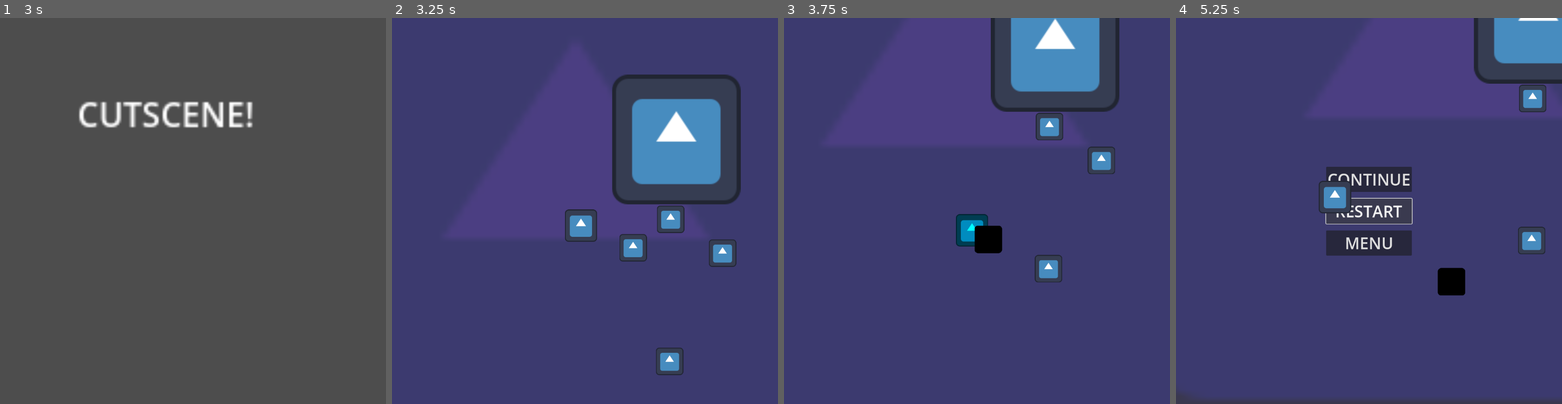
Above: before the commit, frames 1-4 (left to right).
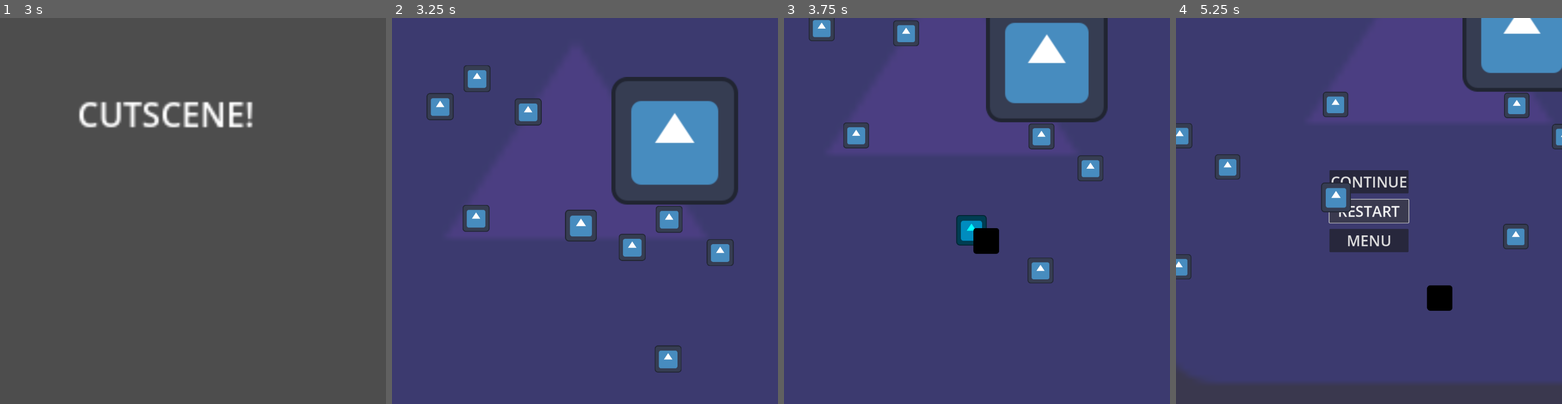
Above: after the commit, the same moments.

Repository: AstusRush/godot-wild-jam-86
Game: Godot game, scene res://Scenes/menu.tscn
Same seed, same stepped clock (60 frames per second), same inputs: the game is played once before the commit and once after it. The engine's default icon, where the game draws it, is replaced by a stand-in: a white triangle on a blue panel in a dark square.
Inputs (mouse positions are in pixels of both pictures, inside the frame that each line leads up to):
- Up to frame 1 (3 s): click "BEGIN" at 0.5 s; tap Enter at 1.25, 2.75 s; move the mouse to (277, 191) at 1.27 s; hold D (MoveRight) 1.28-2.03 s; hold Space (Lunge) 1.28-2.03 s; move the mouse to (115, 230) at 2.02 s; hold S (MoveDown) 2.03-2.78 s; tap Space (Lunge) at 2.1 s; move the mouse to (231, 126) at 2.77 s; hold D (MoveRight) from 2.78 s (still down); hold Space (Lunge) from 2.78 s (still down); tap T (Test) at 2.85 s
- Up to frame 2 (3.25 s): keep holding D (MoveRight); keep holding Space (Lunge)
- Up to frame 3 (3.75 s): move the mouse to (957, 288) at 3.52 s; release D (MoveRight) at 3.53 s; release Space (Lunge) at 3.53 s; hold W (MoveUp) from 3.53 s (still down); tap Space (Lunge) at 3.6 s
- Up to frame 4 (5.25 s): move the mouse to (1484, 268) at 4.27 s; release W (MoveUp) at 4.28 s; hold A (MoveLeft) 4.28-5 s; hold Space (Lunge) 4.28-5 s; tap Escape (Paused) at 4.9 s; click "RESTART" at 5 s

Frame 1 is identical in both runs. In frame 2, 4.2% of the frame differs, in the area x 8-91%, y 12-93%; in frame 3, 8.1%; in frame 4, 12%, in the area x 0-100%, y 0-99%.

Commit message:
adds some juice

Diff:
--- a/Scenes/game.tscn
+++ b/Scenes/game.tscn
@@ -20,6 +20,10 @@
 script = ExtResource("1_wowpa")
 _mouseOffsetMod = 0.2
 _swaySpeed = 12.0
+_screenshakeStrength = 17
+_screenshakeEase = 1
+_zoomReturnSpeed = 0.3
+_zoomModFullCharged = 0.9
 
 [node name="Paused" type="Control" parent="Camera2D" node_paths=PackedStringArray("_btnContinue", "_btnRestart", "_btnReturn")]
 process_mode = 3
@@ -162,7 +166,7 @@
 size_flags_horizontal = 3
 text = "MENU"
 
-[node name="Player" parent="." node_paths=PackedStringArray("attackBox") instance=ExtResource("1_ebmjs")]
+[node name="Player" parent="." node_paths=PackedStringArray("attackBox", "paused") instance=ExtResource("1_ebmjs")]
 collision_mask = 5
 lock_rotation = true
 script = ExtResource("2_wrm1d")
@@ -176,8 +180,9 @@
 lungeDrag = 5000
 lungeAccel = 400
 maxLungeCounterMod = 3.5
-maxLungeCharge = 1.5
+maxLungeCharge = 0.8
 attackBox = NodePath("AttackBox")
+paused = NodePath("../Camera2D/Paused")
 
 [node name="AttackBox" type="Area2D" parent="Player"]
 collision_layer = 0
@@ -217,3 +222,27 @@
 
 [node name="Enemy4" parent="." instance=ExtResource("7_1l0tm")]
 position = Vector2(280, 405)
+
+[node name="Enemy5" parent="." instance=ExtResource("7_1l0tm")]
+position = Vector2(-300, -446)
+
+[node name="Enemy6" parent="." instance=ExtResource("7_1l0tm")]
+position = Vector2(-412, -361)
+
+[node name="Enemy7" parent="." instance=ExtResource("7_1l0tm")]
+position = Vector2(-145, -345)
+
+[node name="Enemy8" parent="." instance=ExtResource("7_1l0tm")]
+position = Vector2(-303, -22)
+
+[node name="Enemy9" parent="." instance=ExtResource("7_1l0tm")]
+position = Vector2(-807, 79)
+
+[node name="Enemy10" parent="." instance=ExtResource("7_1l0tm")]
+position = Vector2(-919, 164)
+
+[node name="Enemy11" parent="." instance=ExtResource("7_1l0tm")]
+position = Vector2(-652, 180)
+
+[node name="Enemy12" parent="." instance=ExtResource("7_1l0tm")]
+position = Vector2(-810, 503)
--- a/Scripts/Enemy.gd
+++ b/Scripts/Enemy.gd
@@ -22,5 +22,9 @@
 		modulate.g=0
 		linear_damp=DeadDampening
 		collision_mask=CollisionMaskDead
+		_dead=true
 	else:
-		_dead=true
+		pass
+
+func isDead():
+	return _dead
--- a/Scripts/GameCamera.gd
+++ b/Scripts/GameCamera.gd
@@ -4,9 +4,17 @@
 var _desiredPos : Vector2
 @export var _mouseOffsetMod : float = 1
 @export var _swaySpeed : float = 5
+@export var _screenshakeDuration : float = 0.15
+@export var _screenshakeStrength : int = 6
+@export var _screenshakeEase : MathS.EasingMethod
+var  _screenshakeRemaining : float = 0
 
 func _enter_tree():
 	Level.camera=self
+
+@export var _zoomReturnSpeed : float = 0.5
+@export var _zoomModNormal :float = 1
+@export var _zoomModFullCharged : float = 0.8
 
 func _process(delta):
 	if Level.player.isDead():
@@ -22,5 +30,23 @@
 
 	position+=(_desiredPos-position) * _swaySpeed * delta
 
+
+
+	if Level.player.isChargingLunge(): #zoom out
+		zoom.x =min(zoom.x,lerp(_zoomModNormal,_zoomModFullCharged,Level.player.calcChargeP()))
+		zoom.y=zoom.x
+	elif not Level.player.isLunging(): #return to normal zoom
+		zoom.x=min(_zoomModNormal, zoom.x+delta*_zoomReturnSpeed)
+		zoom.y=zoom.x
+
+
+	var shakeMag = MathS.Ease(_screenshakeRemaining/_screenshakeDuration, _screenshakeEase)*_screenshakeStrength
+	shakeMag/=zoom.x # makes screenshake consistent for different zoom values
+	position+=MathS.RandDir2()*shakeMag
+	_screenshakeRemaining = max(_screenshakeRemaining-delta, 0)
+
 func getMouseDir():
 	return (get_global_mouse_position()-position).normalized()
+
+func screenshake():
+	_screenshakeRemaining=_screenshakeDuration
--- a/Scripts/Paused.gd
+++ b/Scripts/Paused.gd
@@ -1,3 +1,4 @@
+class_name Paused
 extends Control
 
 @export var _btnContinue : Button
@@ -44,3 +45,12 @@
 		else: #is unpaused->paused
 			visible=true
 			get_tree().paused=true
+
+@export var hitstopDuration : float = 0.04
+func hitstop():
+	Engine.time_scale=0
+	get_tree().create_timer(hitstopDuration,true,false,true).timeout.connect(_onTimeout)
+
+
+func _onTimeout():
+	Engine.time_scale=1
--- a/Scripts/Player.gd
+++ b/Scripts/Player.gd
@@ -22,6 +22,7 @@
 var _curLungeCharge = -1
 
 @export var attackBox : Area2D
+@export var paused : Paused
 var _hitList : Array[Enemy] # to prevent enemies from getting hit twice in a single lunge
 
 func _enter_tree():
@@ -49,7 +50,7 @@
 		movementAxis=Vector2.ZERO
 
 	if Input.is_action_pressed("Lunge"):
-		if not isChargingLunge():
+		if not isChargingLunge() and not isLunging():
 			_lungeBegin()
 	elif Input.is_action_just_released("Lunge"):
 		if isChargingLunge():
@@ -144,9 +145,12 @@
 	return _dead
 
 func _onAttackBoxBodyEntered(body):
-	pass
 	var enemy : Enemy = body
 	if _hitList.has(enemy):
 		return
+
+	if not enemy.isDead():
+		Level.camera.screenshake()
+		paused.hitstop()
 	enemy.hit(linear_velocity)
 	_hitList.append(enemy)
